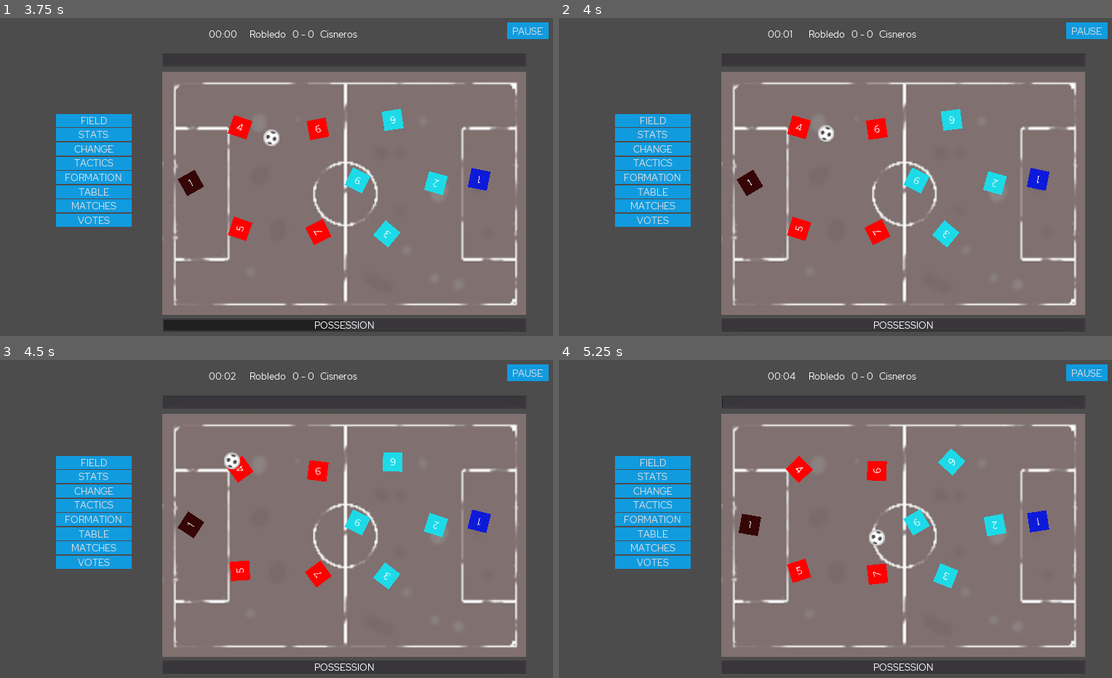
Above: before the commit, frames 1-4 (two rows, left to right).
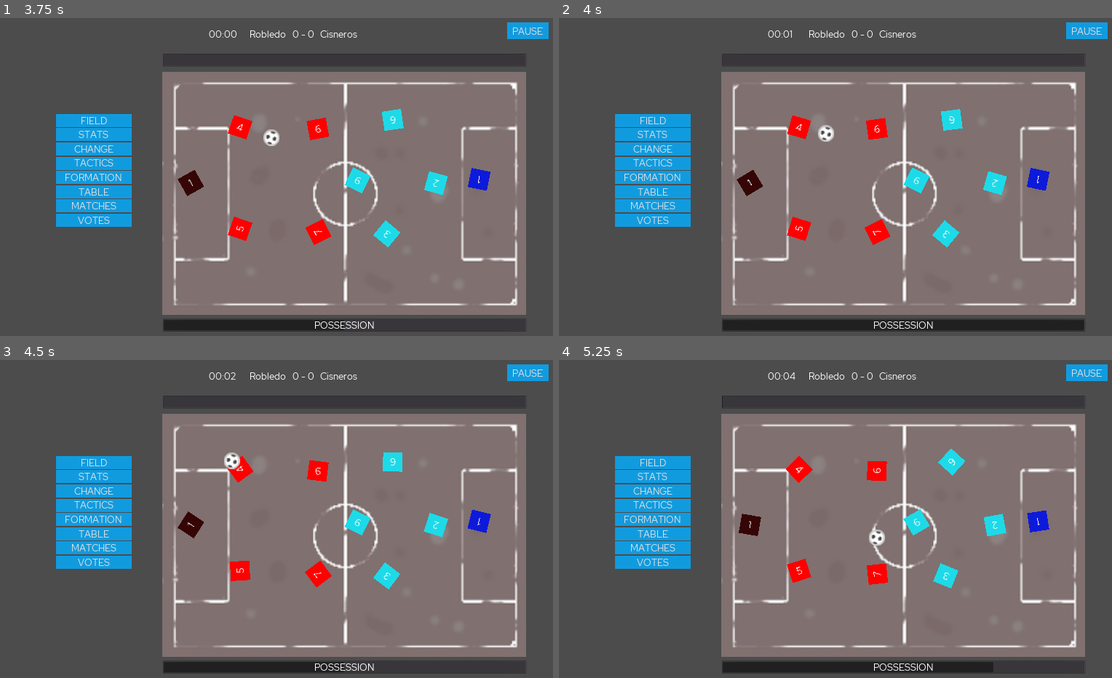
Above: after the commit, the same moments.

Repository: dulvui/futsal-manager
Game: Godot game, scene res://src/screens/splash/SplashScreen.tscn
Same seed, same stepped clock (60 frames per second), same inputs: the game is played once before the commit and once after it.
Inputs (mouse positions are in pixels of both pictures, inside the frame that each line leads up to):
- Up to frame 1 (3.75 s): click "START" at 0.5 s; click (298, 138) at 1.27 s; type "Alex" at 1.35 s; click (298, 167) at 1.5 s; type "Alex" at 1.58 s; click "Continue" at 2 s; click "Centro" at 2.75 s; click "Continue" at 3.5 s
- Up to frame 2 (4 s): no input
- Up to frame 3 (4.5 s): click "FIELD" at 4.25 s
- Up to frame 4 (5.25 s): click "STATS" at 5 s

Frame 1 is identical in both runs. In frame 2, 2.0% of the frame differs, in the area x 29-95%, y 94-99%; in frame 3, 1.0%; in frame 4, 1.4%.

Commit message:
first passes and possesion change

Diff:
--- a/game/src/utils/match-simulator/MatchSimulator.gd
+++ b/game/src/utils/match-simulator/MatchSimulator.gd
@@ -47,6 +47,9 @@
 }
 
 const DECISIONS = ["PASS","DRIBBLE","SHOOT","MOVE","WAIT"]
+const POS = ["G","D","WL","WR","P"]
+
+
 
 
 var time = 0.0
@@ -90,6 +93,7 @@
 	time += 1
 
 	_make_home_decisions()
+	_make_away_decisions()
 
 	if home_has_ball:
 		home_possess_counter += 1
@@ -133,7 +137,7 @@
 		match decision:
 			"PASS":
 				print(" and passes the ball")
-				_pass_to(player,home_team[randi()%home_team.size()])
+				_pass_to(player,POS[randi()%POS.size()])
 			"SHOOT":
 				print(" and shoots the ball")
 				_shoot(player)
@@ -148,7 +152,7 @@
 				_wait(player)
 
 	else:
-		_move(player) # or wait, depending on workrate, teamwork, defensive/offensive movement
+		_make_defensive_decision(player,pos) # or wait, depending on workrate, teamwork, defensive/offensive movement
 
 func _what_offensive_decision(player,pos):
 	var decision
@@ -206,7 +210,7 @@
 					#shoot, pass to wingers, key pass, dribble
 					pass
 
-
+	return "PASS"
 	return decision
 
 
@@ -229,11 +233,77 @@
 	pass
 
 func _pass_to(player,position):
-	var success = false
-
-#
-#	print(player["name"] + " passes to " + player_to["name"])
-#	player["has_ball"] = false
-#	player_to["has_ball"] = true
-
-	return success
+	print(player["name"] + " passes to " + position)
+	player["has_ball"] = false
+	if home_has_ball:
+		print("short pass")
+		var pass_stats
+
+		var is_short = randi()%20 < home_team["offensive_tactics"]["O1"]
+
+		if is_short:
+			pass_stats = player["stats"]["technial"]["pass"]
+		else:
+			pass_stats = player["stats"]["technial"]["long_pass"]
+
+		var nearest_defender = away_team["players"][_get_nearest_defender(position)]
+		var defender_stats = nearest_defender["stats"]["technial"]["marking"]
+		var will_do_pressing = randi()%20 > away_team["defensive_tactics"]["D1"]
+
+		if will_do_pressing:
+			#reduce stamina
+			pass
+
+		var result = randi()% pass_stats + defender_stats
+
+		if result <= pass_stats:
+			print("SUCCESS")
+			home_team["players"][position]["has_ball"] = true
+		else:
+			print("INTERCEPT")
+			print("posses change")
+			home_has_ball = false
+			nearest_defender["has_ball"] = true
+	else:
+		print("short pass")
+		var pass_stats
+
+		var is_short = randi()%20 < away_team["offensive_tactics"]["O1"]
+
+		if is_short:
+			pass_stats = player["stats"]["technial"]["pass"]
+		else:
+			pass_stats = player["stats"]["technial"]["long_pass"]
+
+		var nearest_defender = home_team["players"][_get_nearest_defender(position)]
+		var defender_stats = nearest_defender["stats"]["technial"]["marking"]
+		var will_do_pressing = randi()%20 > home_team["defensive_tactics"]["D1"]
+
+		if will_do_pressing:
+			#reduce stamina
+			pass
+
+		var result = randi()% pass_stats + defender_stats
+
+		if result <= pass_stats:
+			print("SUCCESS")
+			away_team["players"][position]["has_ball"] = true
+		else:
+			print("INTERCEPT")
+			print("posses change")
+			home_has_ball = true
+			nearest_defender["has_ball"] = true
+
+
+func _get_nearest_defender(position):
+	match position:
+		"G":
+			return "P"
+		"D":
+			return "P"
+		"WL":
+			return "WR"
+		"WR":
+			return "WL"
+		"P":
+			return "D"
Not shown, changed: names/name-generator2.py
